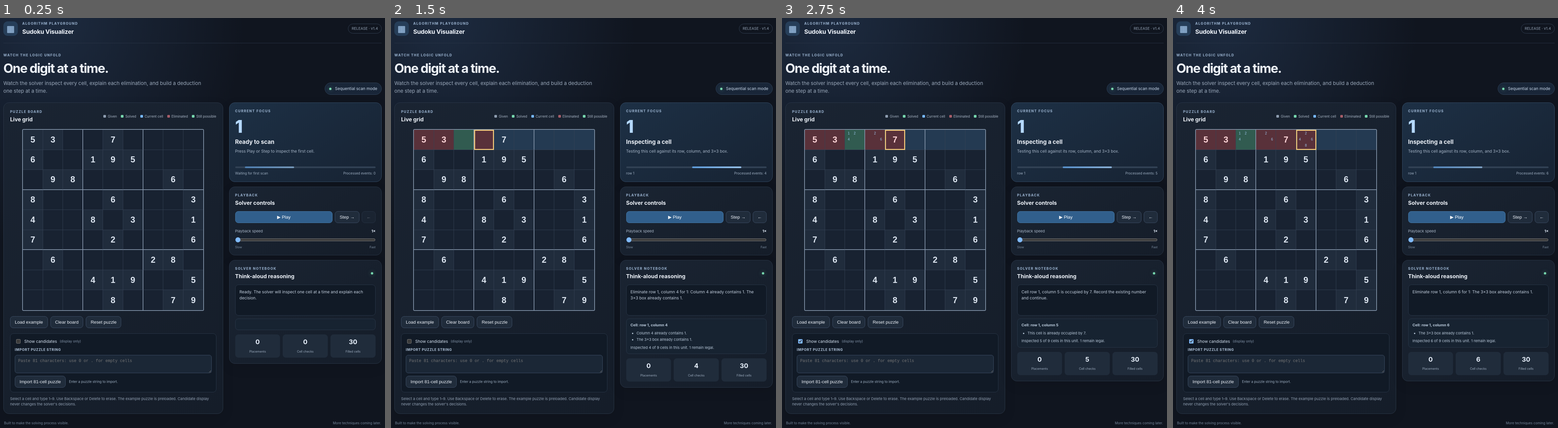
Above: before the commit, frames 1-4 (left to right).
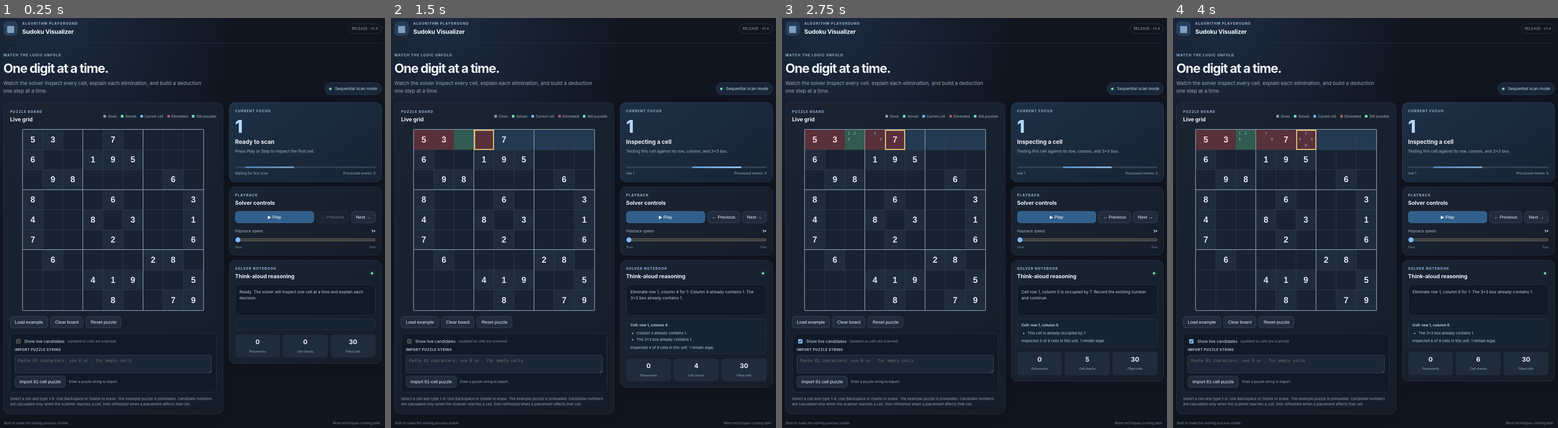
Above: after the commit, the same moments.

Repository: emac75camera/Sudoku-Visualizer
Game: browser game, page index.html
Two runs of this game, one before a commit and one after it. Both use one fixed random seed, a clock stepped at 60 frames per second and the inputs below.
Inputs (mouse positions are in pixels of both pictures, inside the frame that each line leads up to):
- Up to frame 1 (0.25 s): no input
- Up to frame 2 (1.5 s): click "▶ Play" at 0.27 s; click "Step →" (after the commit: "Next →") at 0.52 s; click "▶ Play" at 0.77 s; hold Right from 1.03 s (still down); tap Space at 1.1 s
- Up to frame 3 (2.75 s): release Right at 1.53 s; hold Left 1.58-2.15 s; tap Space at 1.6, 2.1, 2.6 s; click (801, 341) at 2.02 s; hold Right from 2.2 s (still down)
- Up to frame 4 (4 s): release Right at 2.87 s; hold Left 2.92-3.35 s; tap Space at 3.1, 3.6 s; click "▶ Play" at 3.27 s; hold Right 3.4-3.9 s; hold Left from 3.95 s (still down)

The runs differ from the first frame. In frame 1, 0.5% of the frame differs, in the area x 2-98%, y 47-95%; in frame 2, 0.4%; in frame 3, 0.4%; in frame 4, 0.4%.

Commit message:
Update controls and live candidate display

Diff:
--- a/index.html
+++ b/index.html
@@ -37,12 +37,12 @@
           <button id="resetBtn" class="button secondary">Reset puzzle</button>
         </div>
         <div class="input-tools">
-          <label class="toggle-label"><input id="candidateToggle" type="checkbox"> Show candidates <span class="muted-inline">(display only)</span></label>
+          <label class="toggle-label"><input id="candidateToggle" type="checkbox"> Show live candidates <span class="muted-inline">(updated as cells are scanned)</span></label>
           <label for="puzzleString" class="input-label">Import puzzle string</label>
           <textarea id="puzzleString" rows="2" placeholder="Paste 81 characters: use 0 or . for empty cells"></textarea>
           <div class="import-row"><button id="importBtn" class="button secondary">Import 81-cell puzzle</button><span id="importStatus" class="import-status" aria-live="polite">Enter a puzzle string to import.</span></div>
         </div>
-        <p class="helper">Select a cell and type 1–9. Use Backspace or Delete to erase. The example puzzle is preloaded. Candidate display never changes the solver's decisions.</p>
+        <p class="helper">Select a cell and type 1–9. Use Backspace or Delete to erase. The example puzzle is preloaded. Candidate numbers are calculated only when the scanner reaches a cell, then refreshed when a placement affects that cell.</p>
       </div>
 
       <aside class="side-column">
@@ -59,11 +59,11 @@
           <div class="panel-heading compact"><div><p class="eyebrow">PLAYBACK</p><h3>Solver controls</h3></div></div>
           <div class="main-controls">
             <button id="playBtn" class="button primary"><span id="playIcon">▶</span> <span id="playText">Play</span></button>
-            <button id="stepBtn" class="button secondary">Step →</button>
-            <button id="backBtn" class="button secondary" aria-label="Previous step">←</button>
+            <button id="backBtn" class="button secondary" aria-label="Previous step">← Previous</button>
+            <button id="stepBtn" class="button secondary">Next →</button>
           </div>
           <div class="speed-row"><label for="speed">Playback speed</label><strong id="speedValue">1×</strong></div>
-          <input id="speed" type="range" min="1" max="5" value="1">
+          <input id="speed" type="range" min="1" max="10" value="1">
           <div class="speed-labels"><span>Slow</span><span>Fast</span></div>
         </section>
 
